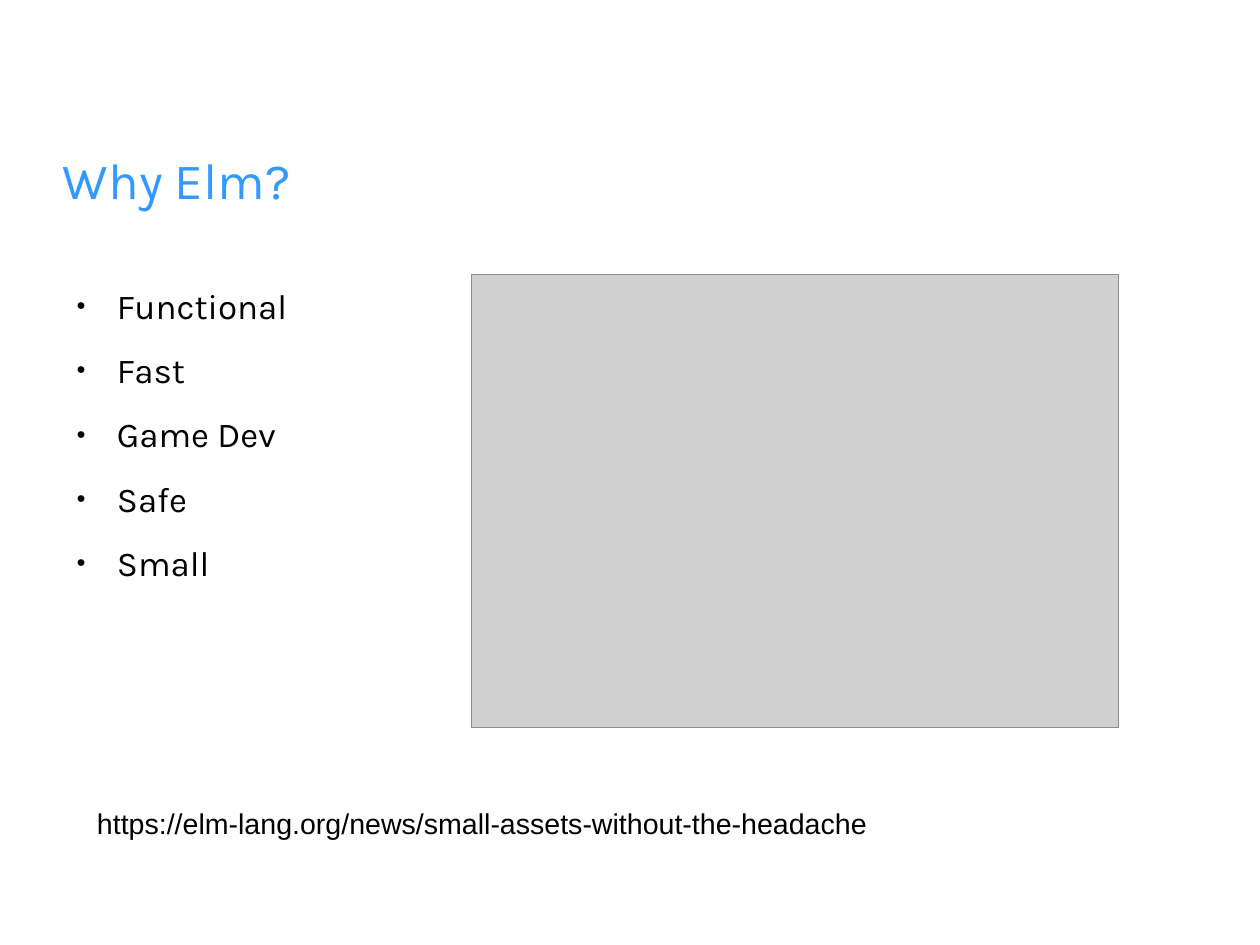
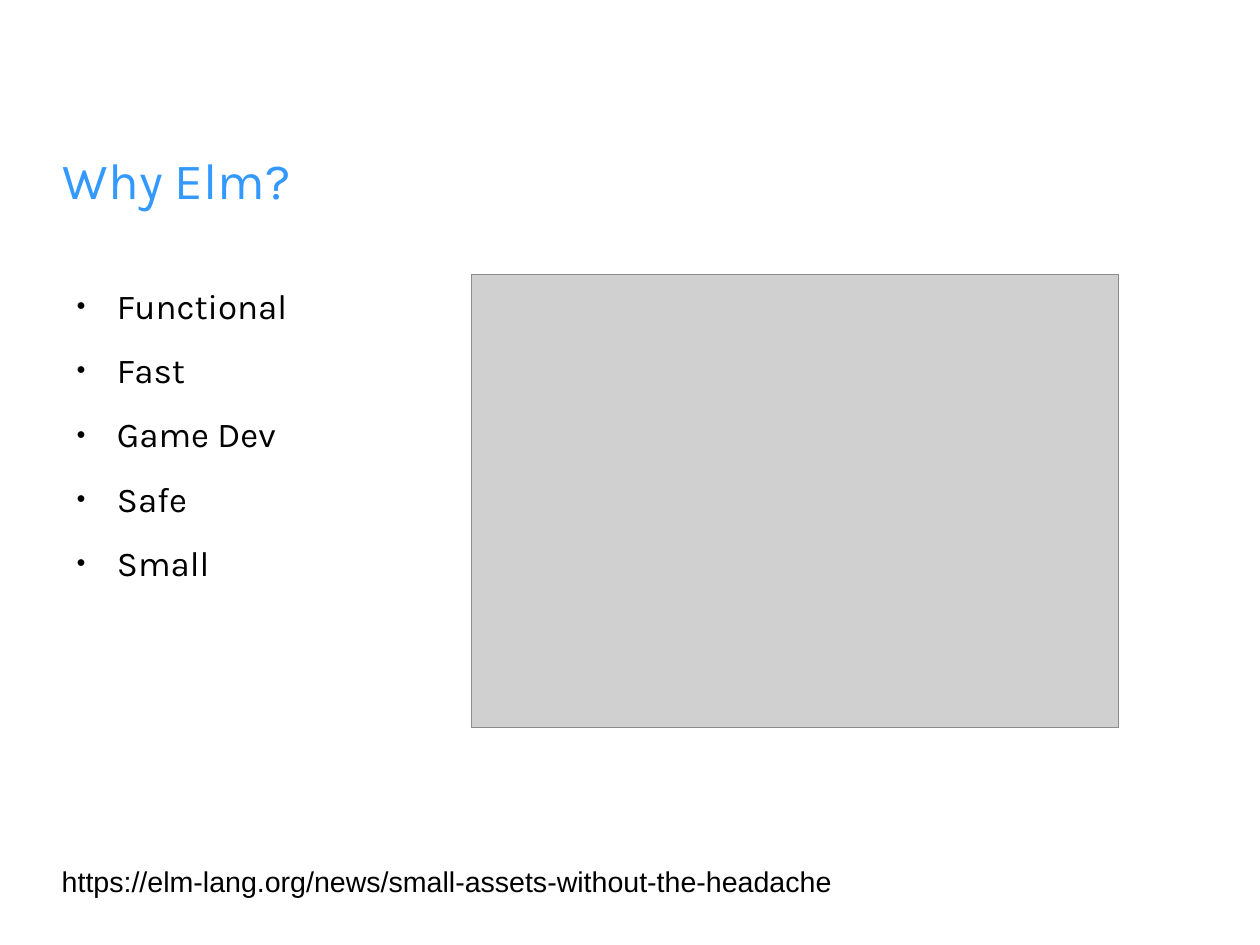
Before and after one commit to jfeaver/elm-quick-introduction, a slide deck: slide 8 of elm-intro.odp. Drawn at 1260x945 pixels with LibreOffice and Linux fonts; fonts in the diff are those of the drawing; grey boxes stand for pictures; background and template pictures are left out. Boxes give left, top, right and bottom in pixels: in the first picture for what was removed or moved away, otherwise in the second. Text is boxed around its words. In the diff, an @@ line names an element or a change of style, - is before the commit and + after.

```diff
--- a/elm-intro.odp
+++ b/elm-intro.odp
@@ text "https://elm-lang.org/news/small-assets-without-the-headache": place and size @@
-text "https://elm-lang.org/news/small-assets-without-the-headache" at [97,813,867,839]
+text "https://elm-lang.org/news/small-assets-without-the-headache" at [62,871,832,898]
```
Also in this commit, not shown: 3 other slides changed, 3 slides added.
